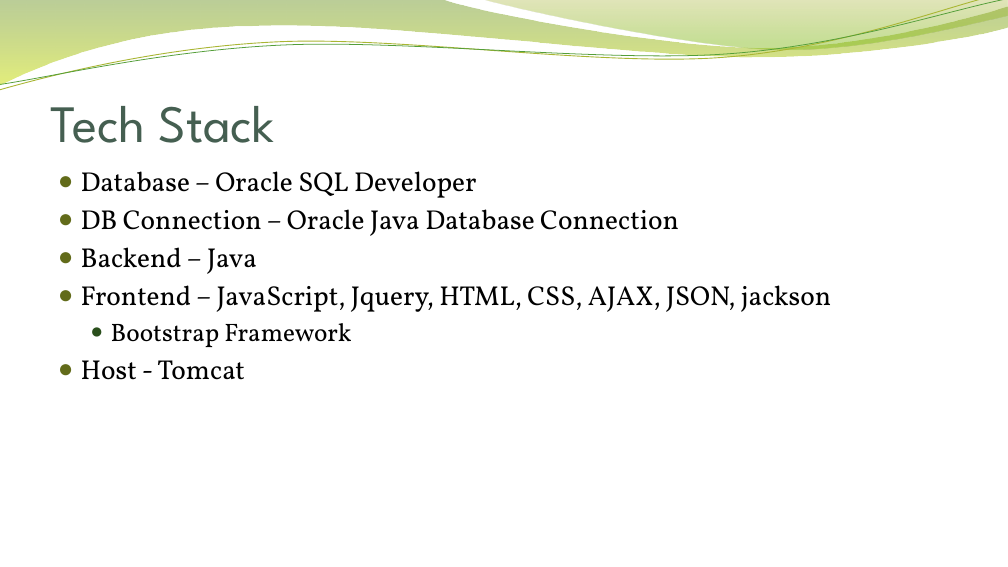
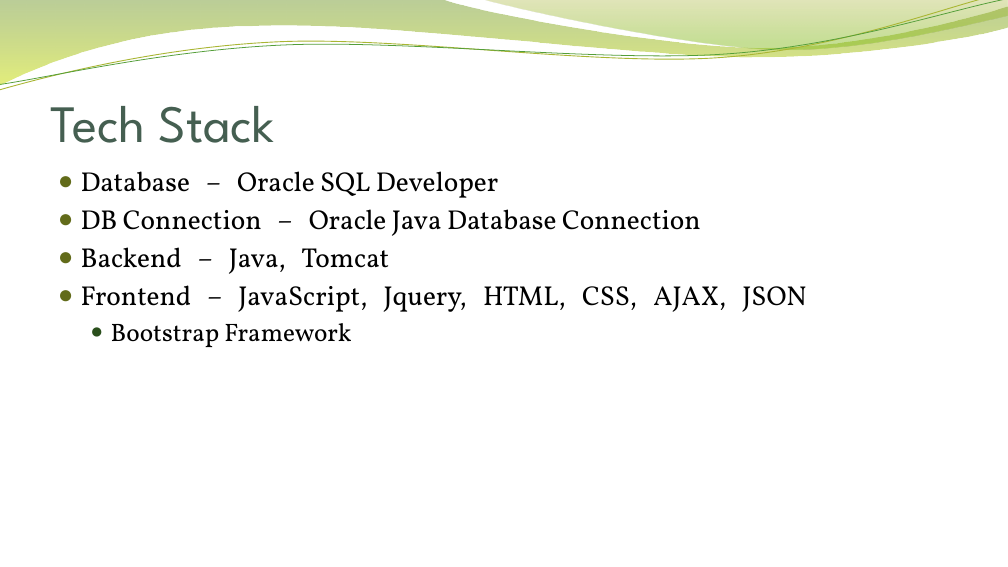
Before and after one commit to 2014ALee/1806-Jun18-Java-USF, a slide deck: slide 6 of Brandon_Scoggins_Code/project_1/Project 1 - ERS.pptx (slide 4 before the commit). Drawn at 1008x567 pixels with LibreOffice and Linux fonts; fonts in the diff are those of the drawing; background and template pictures are left out. Boxes give left, top, right and bottom in pixels: in the first picture for what was removed or moved away, otherwise in the second. Text is boxed around its words. In the diff, an @@ line names an element or a change of style, - is before the commit and + after.

```diff
--- a/Brandon_Scoggins_Code/project_1/Project 1 - ERS.pptx
+++ b/Brandon_Scoggins_Code/project_1/Project 1 - ERS.pptx
@@ text at bbox=[81, 247, 806, 312]: text changed @@
-● Backend – Java
-● Frontend – JavaScript, Jquery, HTML, CSS, AJAX, JSON, jackson
+● Backend – Java, Tomcat
+● Frontend – JavaScript, Jquery, HTML, CSS, AJAX, JSON
@@ text at bbox=[81, 360, 245, 380]: paragraph removed @@
-● Host - Tomcat
```
Also in this commit, not shown: 1 other slide changed, 2 slides added, 1 slide removed, 31 other files.
